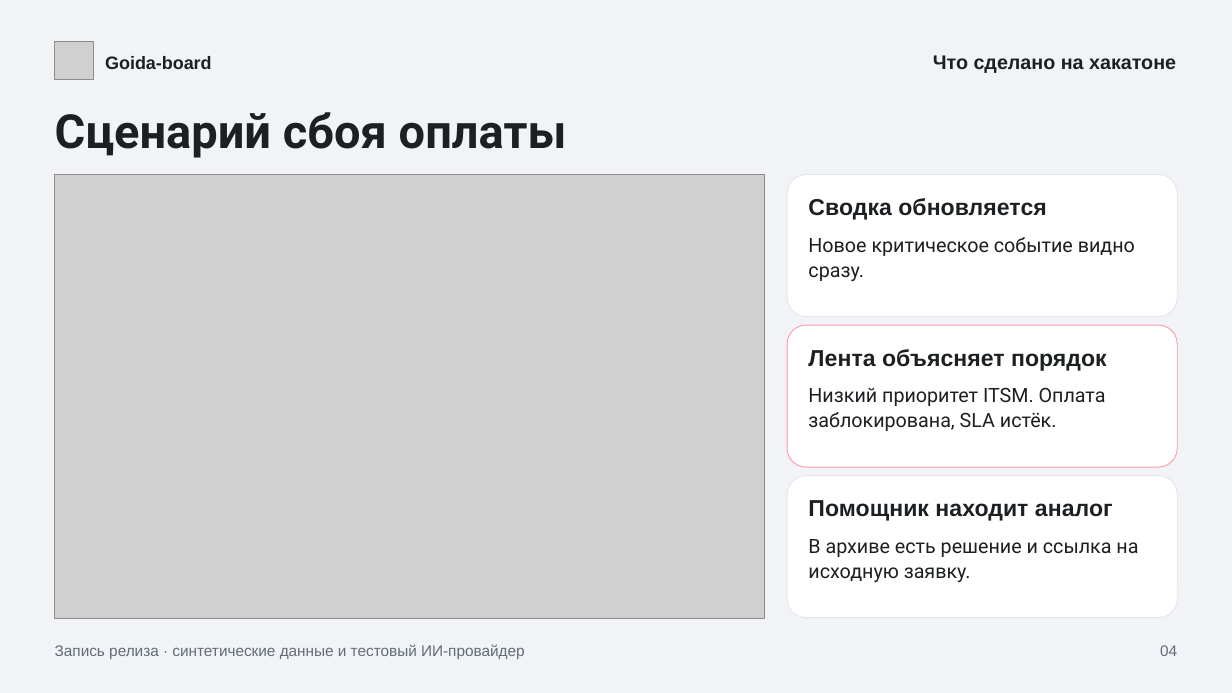
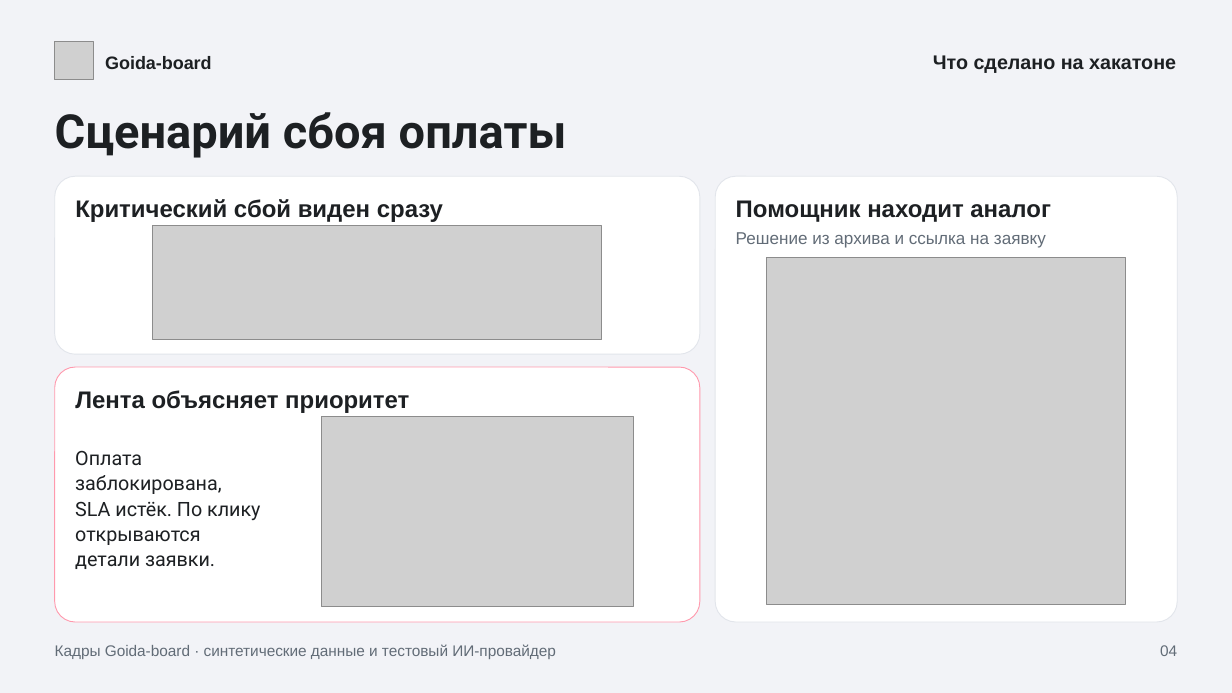
Before and after one commit to LIGI464/MTS, a slide deck: slide 4 of docs/hackathon/goida-board.pptx. Drawn at 1232x693 pixels with LibreOffice and Linux fonts; fonts in the diff are those of the drawing; grey boxes stand for pictures. Boxes give left, top, right and bottom in pixels: in the first picture for what was removed or moved away, otherwise in the second. Text is boxed around its words. In the diff, an @@ line names an element or a change of style, - is before the commit and + after.

Commit message:
docs: show Goida-board features as GIFs and add team photo

```diff
--- a/docs/hackathon/goida-board.pptx
+++ b/docs/hackathon/goida-board.pptx
@@ picture removed at <box>55,174,765,618</box> @@
@@ rounded rectangle added at <box>55,177,700,355</box>, fill #FFFFFF, outline #E2E5EB 0.8 pt @@
@@ rounded rectangle: place and size @@
-rounded rectangle at <box>787,325,1177,467</box>
+rounded rectangle at <box>715,177,1177,623</box>
@@ rounded rectangle at <box>715,177,1177,623</box>: outline #FF99AD 0.8 pt to #E2E5EB 0.8 pt; proportions changed @@
@@ rounded rectangle removed at <box>787,174,1177,316</box> @@
@@ text added at <box>75,199,443,222</box>, 21 pt, text #1D2023, bold @@
+Критический сбой виден сразу
@@ text "Помощник находит аналог": place and size @@
-text "Помощник находит аналог" at <box>808,500,1113,521</box>
+text "Помощник находит аналог" at <box>736,200,1051,222</box>
@@ text "Помощник находит аналог" at <box>736,200,1051,222</box>: size 20.2 to 21 pt @@
@@ text removed at <box>808,198,1046,220</box> @@
-Сводка обновляется
@@ picture added at <box>153,226,601,340</box> @@
@@ text at <box>736,232,1046,248</box>: text changed; size 17.2 to 15 pt; font Roboto to Arial; text colour #1D2023 to #626C77 @@
-В архиве есть решение и ссылка на исходную заявку.
+Решение из архива и ссылка на заявку
@@ text removed at <box>808,237,1135,281</box> @@
-Новое критическое событие видно сразу.
@@ picture added at <box>766,258,1126,605</box> @@
@@ rounded rectangle added at <box>55,367,700,622</box>, fill #FFFFFF, outline #FF99AD 0.8 pt @@
@@ text removed at <box>808,387,1106,431</box> @@
-Низкий приоритет ITSM. Оплата заблокирована, SLA истёк.
@@ text at <box>75,390,409,413</box>: text changed; size 20.2 to 21 pt @@
-Лента объясняет порядок
+Лента объясняет приоритет
@@ picture added at <box>321,416,633,606</box> @@
@@ text added at <box>75,450,260,569</box>, 17.2 pt, text #1D2023 @@
+Оплата заблокирована, SLA истёк. По клику открываются детали заявки.
@@ rounded rectangle removed at <box>787,476,1177,618</box> @@
@@ text at <box>55,644,556,659</box>: text changed @@
-Запись релиза · синтетические данные и тестовый ИИ-провайдер
+Кадры Goida-board · синтетические данные и тестовый ИИ-провайдер
```
Also in this commit, not shown: 2 other slides changed.
